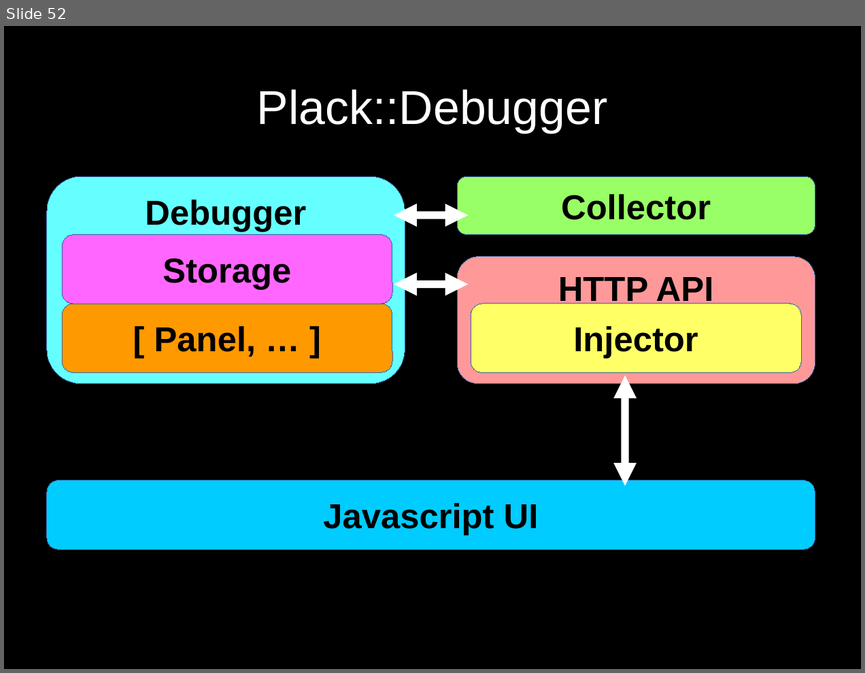
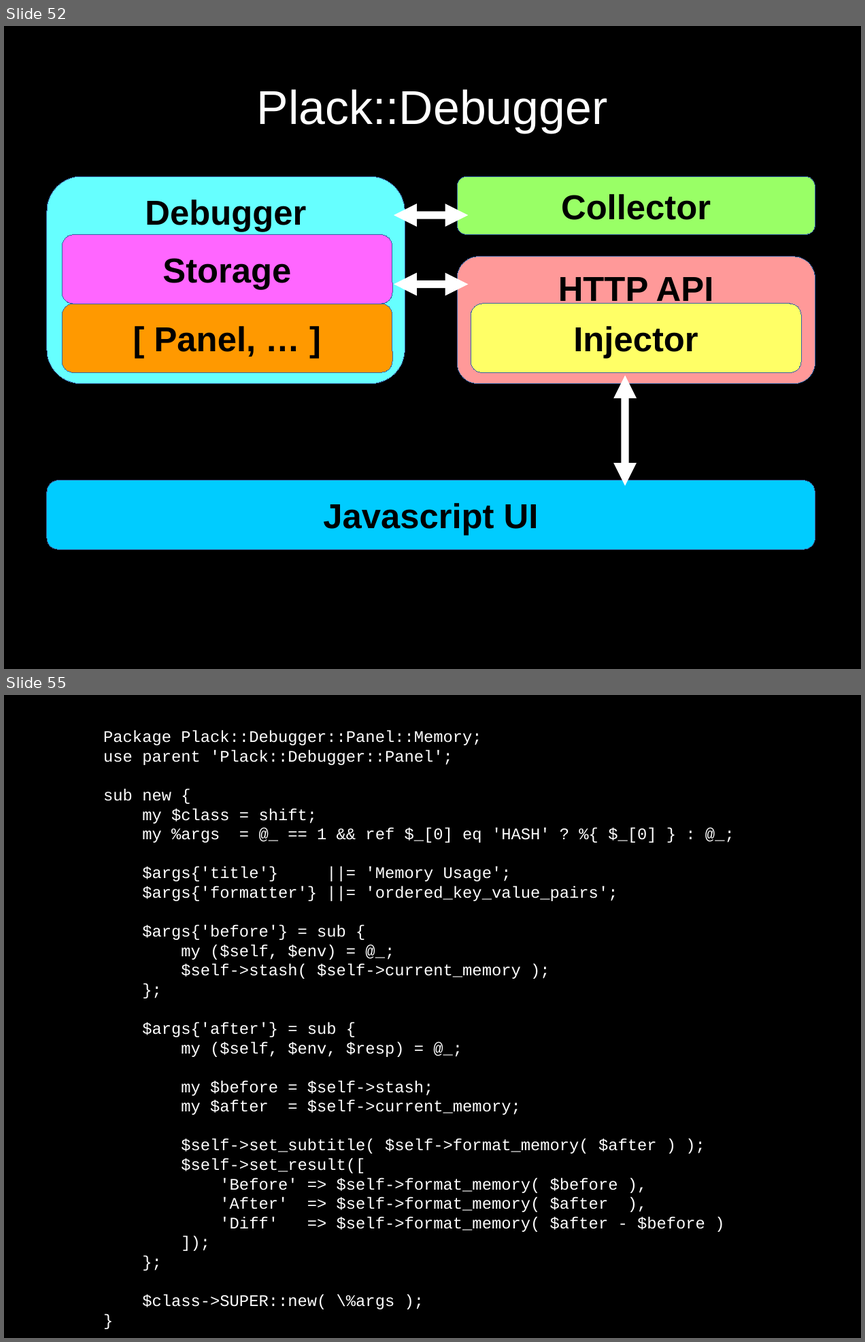
Before and after one commit to SysPete/perl-dancer-conference-2016, a slide deck: plack-debugger-meets-dancer2.odp. Shown one above the other, each under a label of ours: slide 52 before the commit, slides 52 and 55 after it; the slides between them are not shown. The pictures are 865x673 and 865x1342 pixels, drawn with LibreOffice and Linux fonts; fonts in the diff are those of the drawing. Boxes give left, top, right and bottom in pixels: in the first picture for what was removed or moved away, otherwise in the second. Text is boxed around its words. In the diff, an @@ line names an element or a change of style, - is before the commit and + after.

Commit message:
more slides add to debugger presentation. close to finished.

```diff
--- a/plack-debugger-meets-dancer2.odp
+++ b/plack-debugger-meets-dancer2.odp
@@ slide 55 added at <box>4,695,861,1338</box>, background #000000 @@
@@ text added at <box>103,730,705,1309</box>, 15 pt, text #FFFFFF @@
+Package Plack::Debugger::Panel::Memory;
+use parent 'Plack::Debugger::Panel';
+sub new {
+my $class = shift;
+my %args = @_ == 1 && ref $_[0] eq 'HASH' ? %{ $_[0] } : @_;
+$args{'title'} ||= 'Memory Usage';
+$args{'formatter'} ||= 'ordered_key_value_pairs';
+$args{'before'} = sub {
+my ($self, $env) = @_;
+$self->stash( $self->current_memory );
+};
+$args{'after'} = sub {
+my ($self, $env, $resp) = @_;
+my $before = $self->stash;
+my $after = $self->current_memory;
+$self->set_subtitle( $self->format_memory( $after ) );
+$self->set_result([
+'Before' => $self->format_memory( $before ),
+'After' => $self->format_memory( $after ),
+'Diff' => $self->format_memory( $after - $before )
+]);
+};
+$class->SUPER::new( \%args );
+}
```
Also in this commit, not shown: 19 other slides added.
